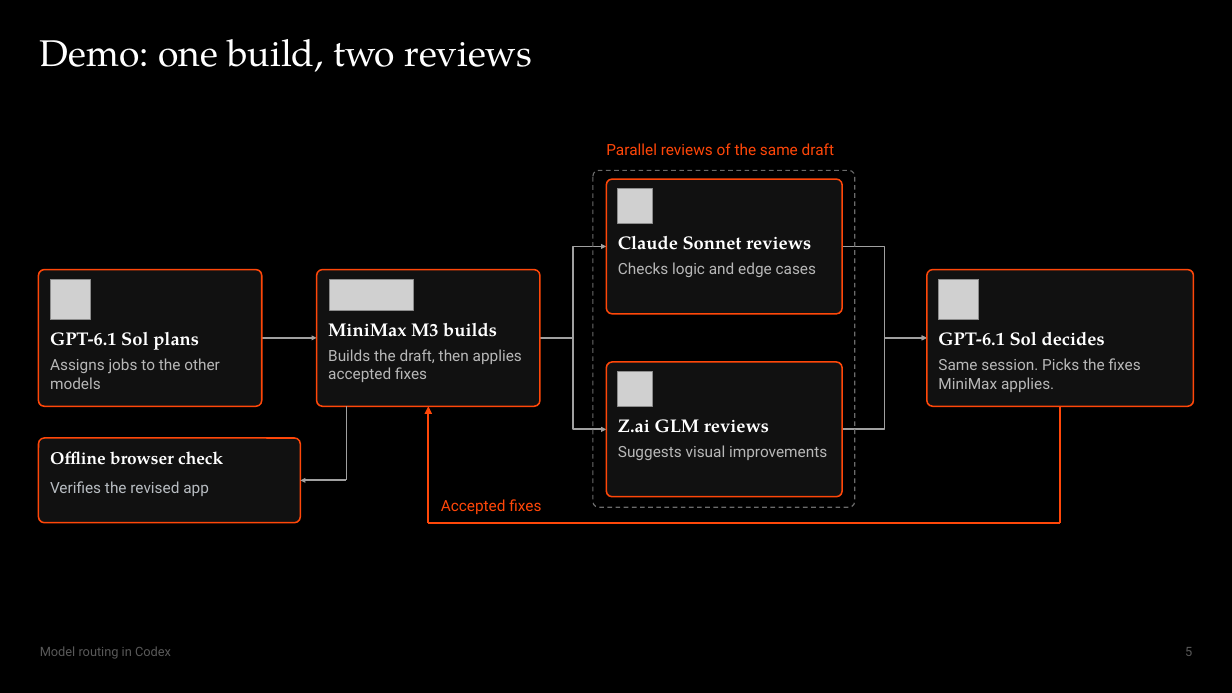
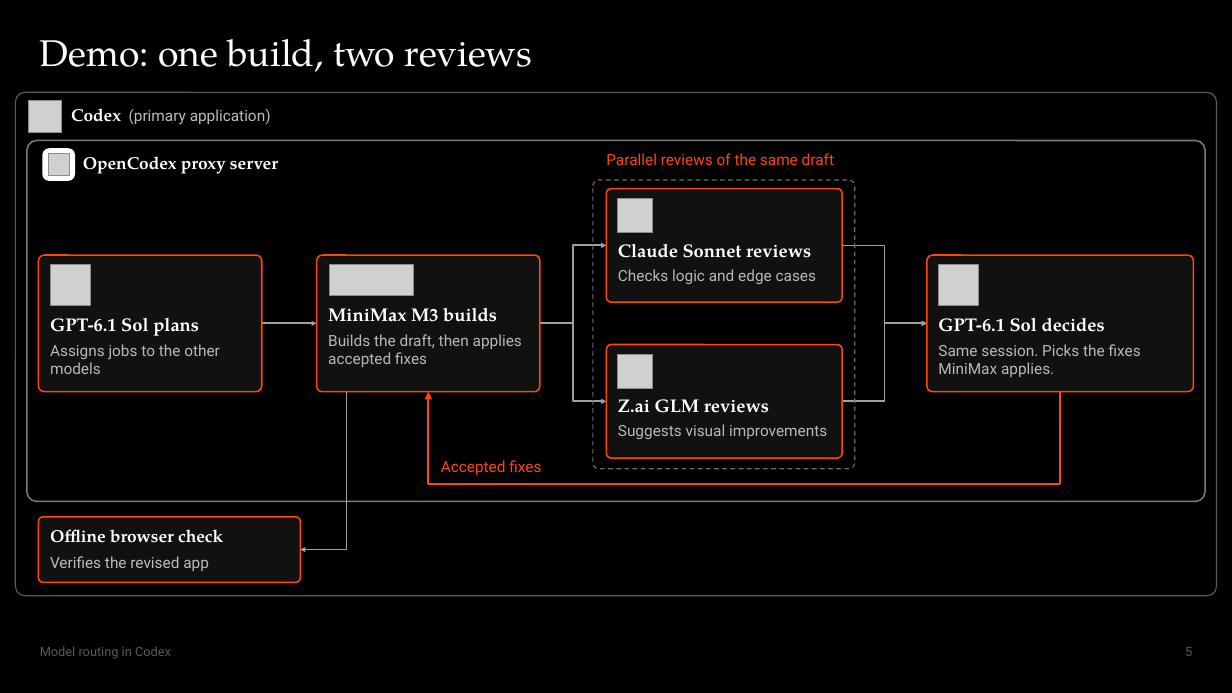
Before and after one commit to Max-FM/RDP-Train-the-Trainer-Workshop-2026, a slide deck: slide 5 of presentation/model-routing.pptx. Drawn at 1232x693 pixels with LibreOffice and Linux fonts; fonts in the diff are those of the drawing; grey boxes stand for pictures. Boxes give left, top, right and bottom in pixels: in the first picture for what was removed or moved away, otherwise in the second. Text is boxed around its words. In the diff, an @@ line names an element or a change of style, - is before the commit and + after.

Commit message:
docs(presentation): show Codex and OpenCodex layers on the demo diagram

```diff
--- a/presentation/model-routing.pptx
+++ b/presentation/model-routing.pptx
@@ rounded rectangle added at [16,92,1217,596], outline #5A5A5A 0.9 pt @@
@@ picture added at [29,100,61,132] @@
@@ text added at [71,108,271,124], 12 pt, text #B8BDC2 @@
+Codex (primary application)
@@ rounded rectangle added at [27,140,1205,502], outline #7A7A7A 1.2 pt @@
@@ rounded rectangle added at [43,148,75,180], fill #FFFFFF @@
@@ picture added at [48,154,69,176] @@
@@ text added at [83,156,278,174], 13.5 pt, text #FFFFFF, bold @@
+OpenCodex proxy server
@@ text "Parallel reviews of the same ...": place and size @@
-text "Parallel reviews of the same ..." at [606,143,834,155]
+text "Parallel reviews of the same ..." at [606,153,834,165]
@@ rounded rectangle: place and size @@
-rounded rectangle at [593,170,855,507]
+rounded rectangle at [593,180,855,469]
@@ rounded rectangle: place and size @@
-rounded rectangle at [606,179,842,314]
+rounded rectangle at [606,189,842,302]
@@ picture: place and size @@
-picture at [618,189,653,224]
+picture at [618,199,653,234]
@@ text "Claude Sonnet reviews": place and size @@
-text "Claude Sonnet reviews" at [618,236,811,250]
+text "Claude Sonnet reviews" at [618,244,811,258]
@@ elbow arrow moved from (540, 338) - (606, 247) to (540, 323) - (606, 246) @@
@@ text "Checks logic and edge cases": place and size @@
-text "Checks logic and edge cases" at [618,262,816,277]
+text "Checks logic and edge cases" at [618,269,816,284]
@@ elbow arrow moved from (842, 247) - (927, 338) to (842, 246) - (927, 323) @@
@@ 6 texts, 3 pictures, 3 rounded rectangles, 1 arrow: place and size @@
-6 texts, 3 pictures, 3 rounded rectangles, 1 arrow at [39,270,1194,407]
+6 texts, 3 pictures, 3 rounded rectangles, 1 arrow at [39,255,1194,392]
@@ elbow arrow moved from (540, 338) - (606, 430) to (540, 323) - (606, 401) @@
@@ elbow arrow moved from (842, 430) - (927, 338) to (842, 401) - (927, 323) @@
@@ rounded rectangle: place and size @@
-rounded rectangle at [606,362,842,497]
+rounded rectangle at [606,345,842,458]
@@ picture: place and size @@
-picture at [618,372,653,407]
+picture at [618,354,653,389]
@@ line moved from (347, 407) - (347, 481) to (347, 392) - (347, 550) @@
@@ arrow moved from (429, 407) - (429, 523) to (429, 392) - (429, 484) @@
@@ text "Z.ai GLM reviews": place and size @@
-text "Z.ai GLM reviews" at [618,419,769,433]
+text "Z.ai GLM reviews" at [618,399,769,413]
@@ line moved from (1060, 407) - (1060, 523) to (1060, 392) - (1060, 484) @@
@@ text "Suggests visual improvements": place and size @@
-text "Suggests visual improvements" at [618,445,827,460]
+text "Suggests visual improvements" at [618,424,827,439]
@@ text "Accepted fixes": place and size @@
-text "Accepted fixes" at [441,499,541,514]
+text "Accepted fixes" at [441,460,541,475]
@@ line moved from (429, 523) - (1060, 523) to (429, 484) - (1060, 484) @@
@@ rounded rectangle: place and size @@
-rounded rectangle at [39,438,300,523]
+rounded rectangle at [39,517,300,582]
@@ text "Offline browser check": place and size @@
-text "Offline browser check" at [50,451,223,465]
+text "Offline browser check" at [50,529,223,543]
@@ text "Verifies the revised app": place and size @@
-text "Verifies the revised app" at [50,481,209,496]
+text "Verifies the revised app" at [50,556,209,571]
@@ arrow moved from (300, 481) - (347, 481) to (300, 550) - (347, 550) @@
```
Also in this commit, not shown: 1 other slide changed, 1 other file.
